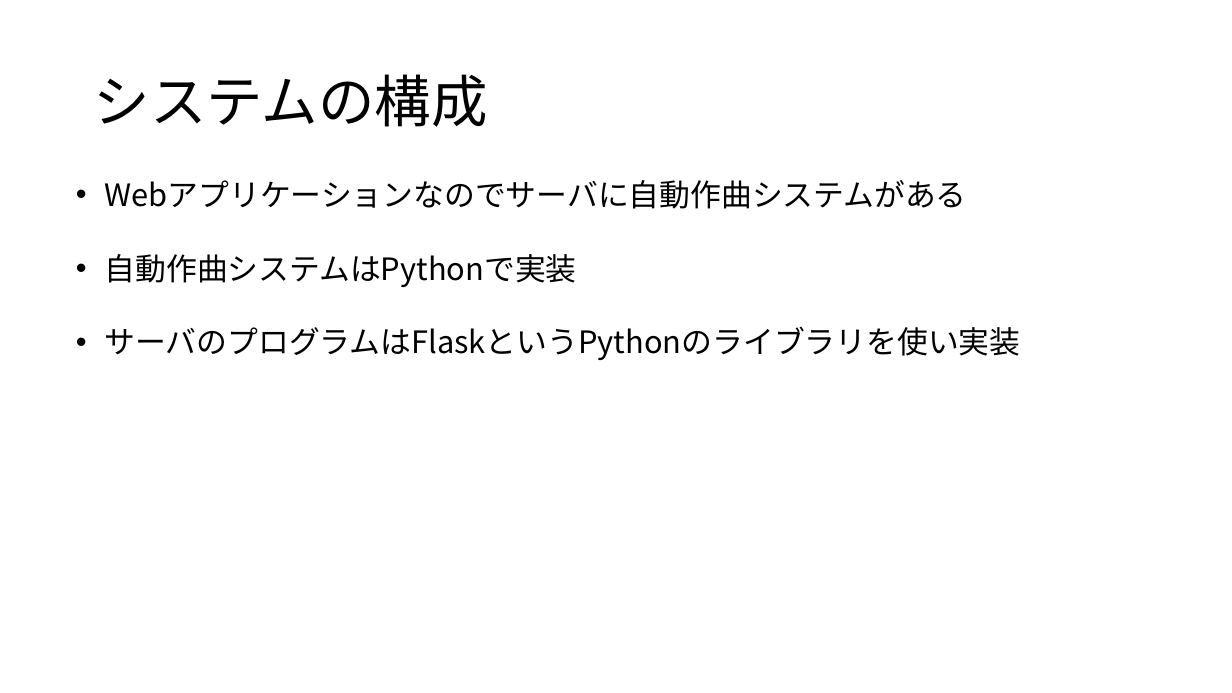
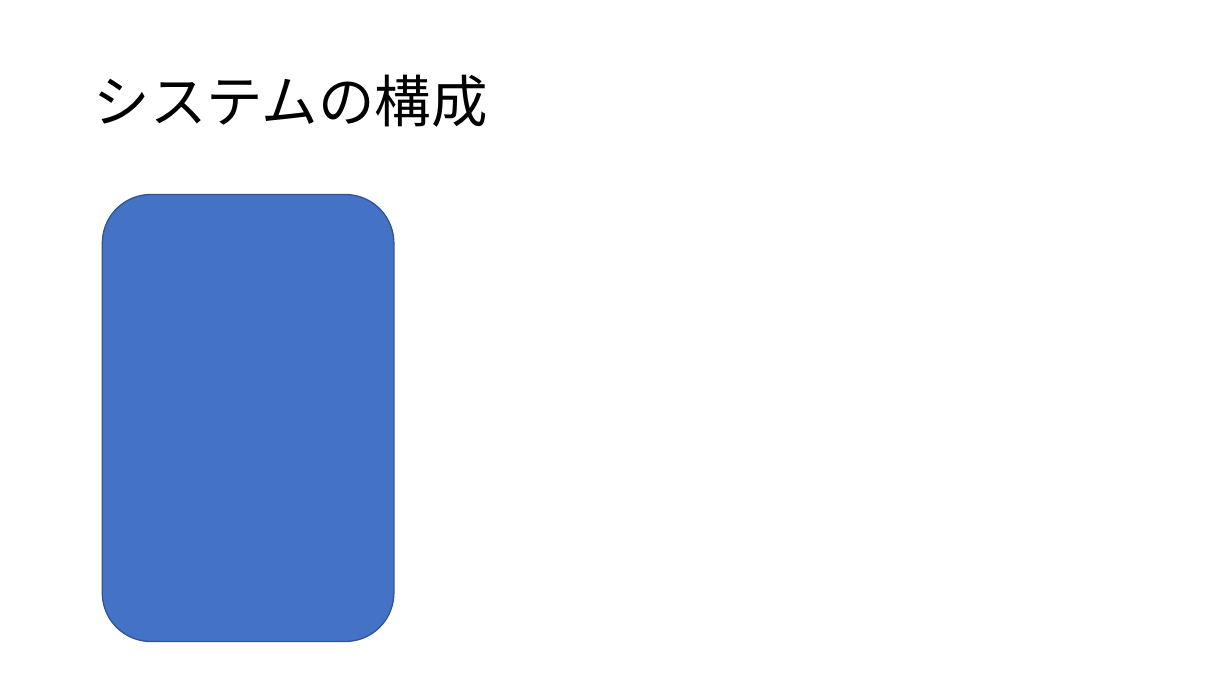
Before and after one commit to yoshitake266/bitComposer_prj, a slide deck: slide 3 of presentation/bit Composer.pptx. Drawn at 1232x693 pixels with LibreOffice and Linux fonts; fonts in the diff are those of the drawing. Boxes give left, top, right and bottom in pixels: in the first picture for what was removed or moved away, otherwise in the second. Text is boxed around its words. In the diff, an @@ line names an element or a change of style, - is before the commit and + after.

Commit message:
ok

```diff
--- a/presentation/bit Composer.pptx
+++ b/presentation/bit Composer.pptx
@@ rounded rectangle added at (x1=103, y1=195, x2=395, y2=642), fill #4472C4, outline #325491 1 pt @@
@@ text removed at (x1=105, y1=180, x2=1021, y2=360) @@
-• Webアプリケーションなのでサーバに自動作曲システムがある
-• 自動作曲システムはPythonで実装
-• サーバのプログラムはFlaskというPythonのライブラリを使い実装
```
Also in this commit, not shown: 1 other slide changed.
